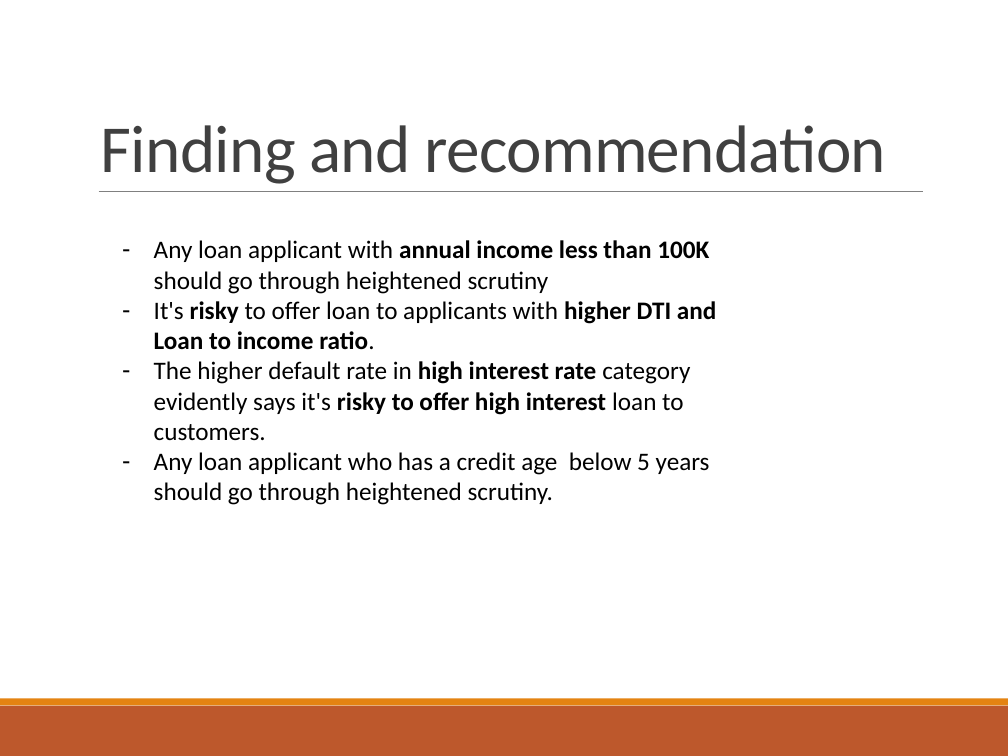
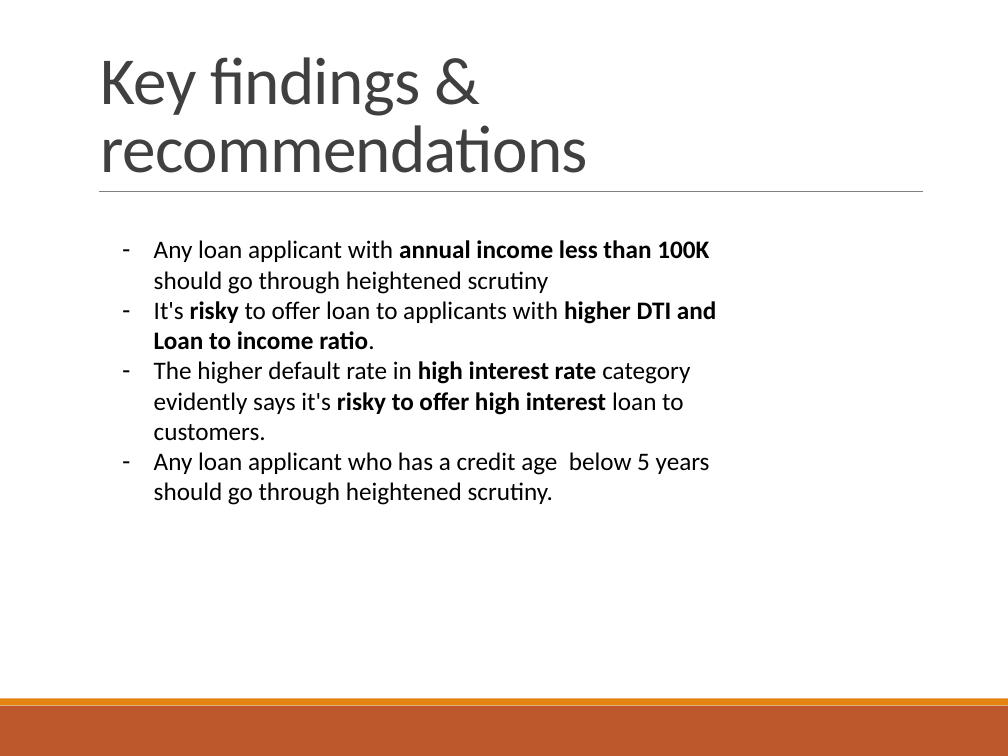
Before and after one commit to udaykadavi/LendingClubCaseStudy, a slide deck: slide 10 of Lending Club Case Study.pptx (slide 5 before the commit). Drawn at 1008x756 pixels with LibreOffice and Linux fonts; fonts in the diff are those of the drawing. Boxes give left, top, right and bottom in pixels: in the first picture for what was removed or moved away, otherwise in the second. Text is boxed around its words. In the diff, an @@ line names an element or a change of style, - is before the commit and + after.

```diff
--- a/Lending Club Case Study.pptx
+++ b/Lending Club Case Study.pptx
@@ title at (101,57,588,173): text changed @@
-Finding and recommendation
+Key findings & recommendations
```
Also in this commit, not shown: 3 other slides changed, 7 slides added, 3 slides removed, 3 other files.
